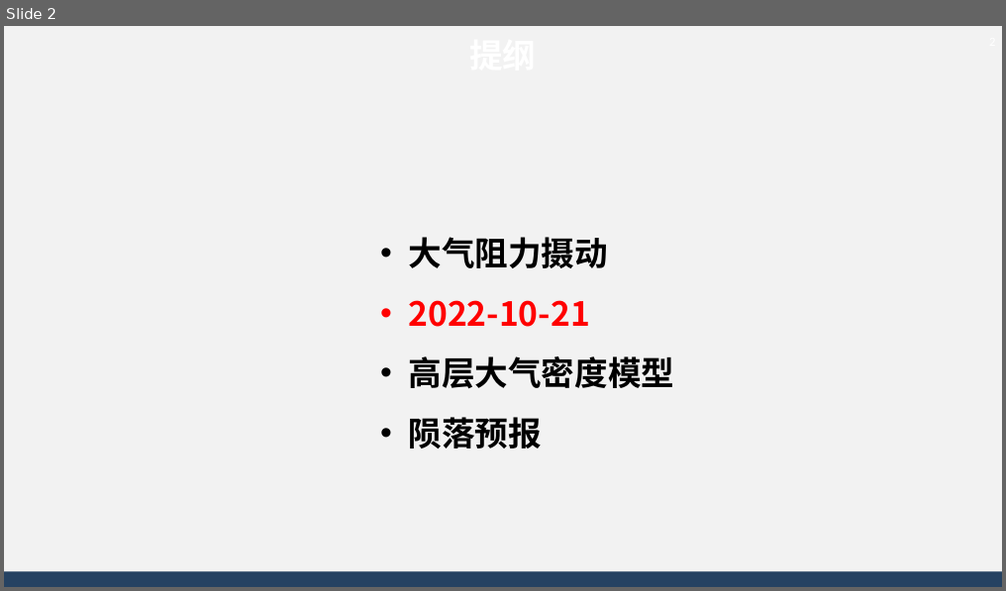
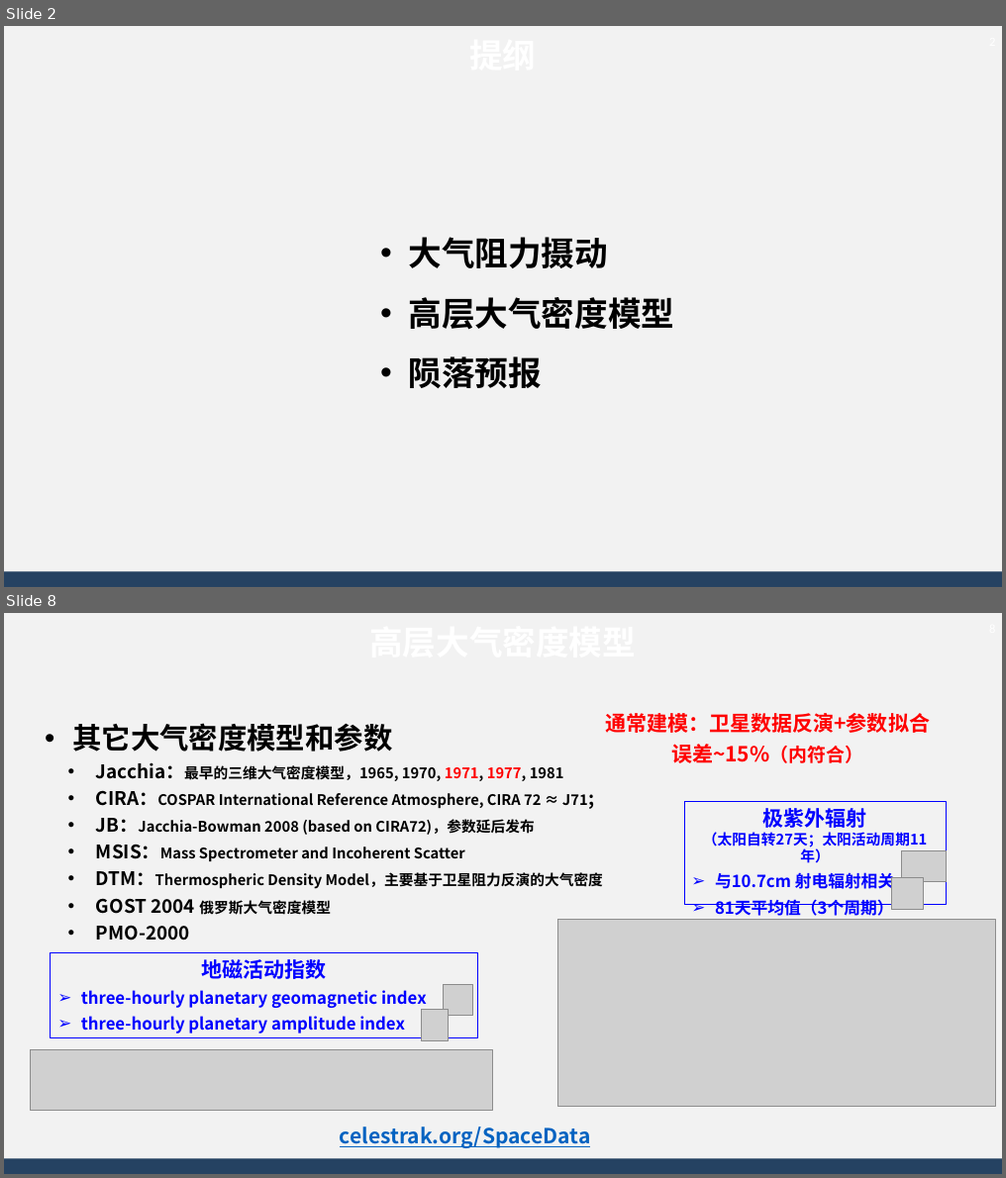
Before and after one commit to AsBackup/DAOSSA, a slide deck: 10 大气阻力摄动，大气密度模型，陨落预报.pptx. Shown one above the other, each under a label of ours: slide 2 before the commit, slides 2 and 8 after it; the slides between them are not shown. The pictures are 1006x591 and 1006x1178 pixels, drawn with LibreOffice and Linux fonts; fonts in the diff are those of the drawing; grey boxes stand for pictures; background and template pictures are left out. Boxes give left, top, right and bottom in pixels: in the first picture for what was removed or moved away, otherwise in the second. Text is boxed around its words. In the diff, an @@ line names an element or a change of style, - is before the commit and + after.

```diff
--- a/10 大气阻力摄动，大气密度模型，陨落预报.pptx
+++ b/10 大气阻力摄动，大气密度模型，陨落预报.pptx
@@ slide 8 added at [4,613,1002,1174], background #F2F2F2; not listed: 1 template element that a slide beside it also shows @@
@@ page number added at [966,613,1002,643], 12 pt, text #FFFFFF @@
+8
@@ text added at [72,723,603,941], 14 pt, text #000000, bold @@
+• 其它大气密度模型和参数
+  • Jacchia：最早的三维大气密度模型，1965, 1970, 1971, 1977, 1981
+  • CIRA：COSPAR International Reference Atmosphere, CIRA 72 ≈ J71;
+  • JB：Jacchia-Bowman 2008 (based on CIRA72)，参数延后发布
+  • MSIS：Mass Spectrometer and Incoherent Scatter
+  • DTM：Thermospheric Density Model，主要基于卫星阻力反演的大气密度
+  • GOST 2004 俄罗斯大气密度模型
+  • PMO-2000
@@ text added at [72,723,392,752], 32 pt, text #FFFFFF, bold @@
+高层大气密度模型
@@ text added at [605,713,930,763], 20 pt, text #FF0000, bold @@
+通常建模：卫星数据反演+参数拟合
+误差~15%（内符合）
@@ rectangle added at [684,802,946,905], outline #0000FF 1 pt, 16 pt, text #0000FF, bold @@
+极紫外辐射
+（太阳自转27天；太阳活动周期11年）
+➢ 与10.7cm 射电辐射相关
+➢ 81天平均值（3个周期）
@@ picture added at [892,878,924,909] @@
@@ picture added at [902,851,946,882] @@
@@ picture added at [558,919,997,1106] @@
@@ rectangle added at [51,953,478,1039], outline #0000FF 1 pt, 16 pt, text #0000FF, bold @@
+地磁活动指数
+➢ three-hourly planetary geomagnetic index
+➢ three-hourly planetary amplitude index
@@ picture added at [444,985,473,1017] @@
@@ picture added at [421,1010,448,1042] @@
@@ picture added at [30,1051,494,1111] @@
@@ text added at [340,1127,591,1149], 20 pt, text #0563C1, bold, underline @@
+celestrak.org/SpaceData
@@ slide 2 changed as well @@
@@ text at [408,300,589,327]: paragraph removed @@
-• 2022-10-21
```
Also in this commit, not shown: 3 other slides changed, 6 other slides added, 5 slides removed.
